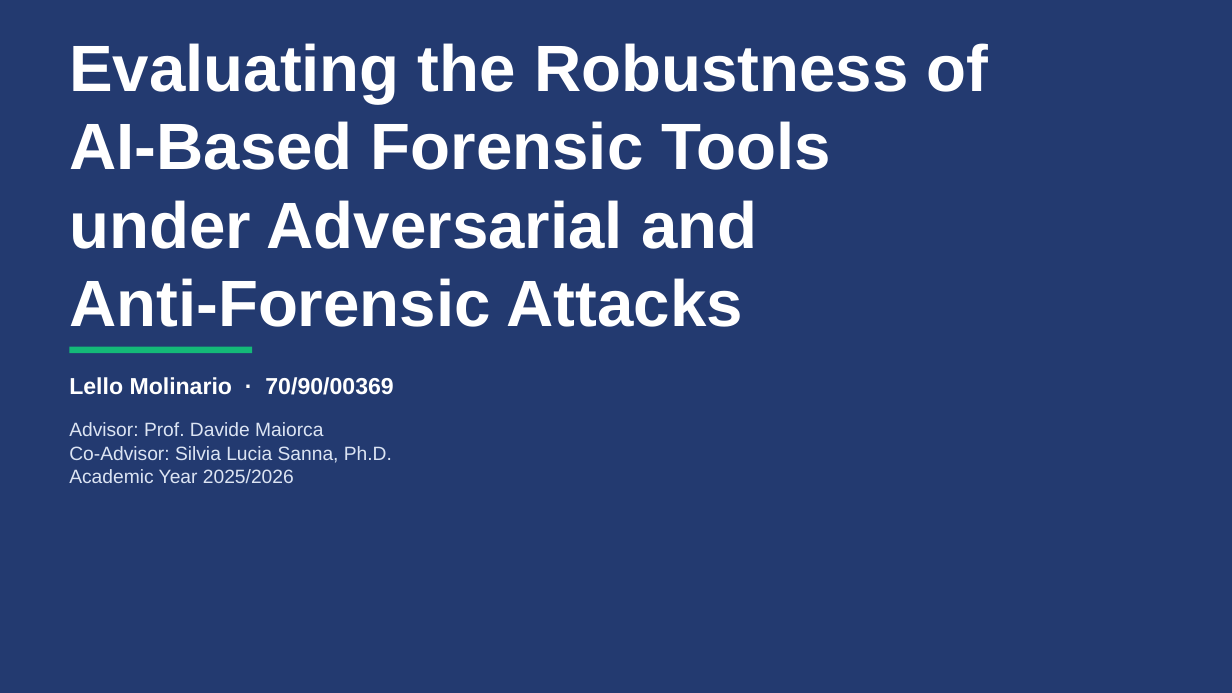
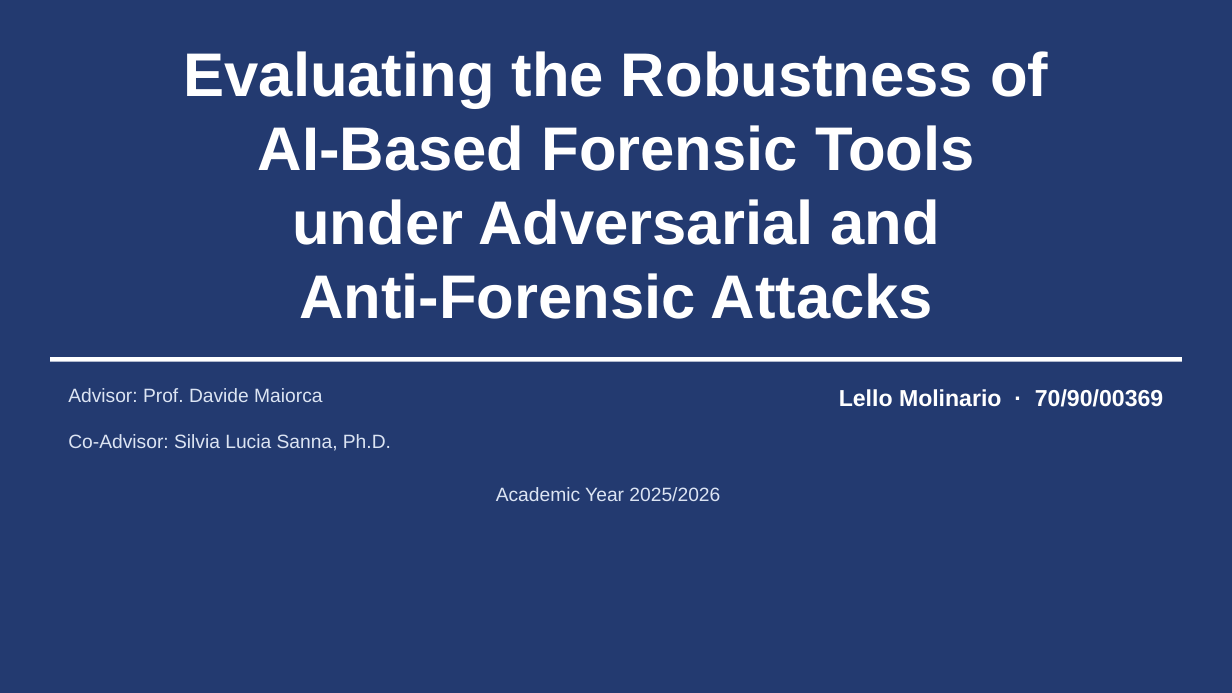
Before and after one commit to lmolinario/msc-thesis-ai-robustness-in-digital-forensics, a slide deck: slide 1 of docs/slides/Molinario_Thesis_Defense_2026.pptx. Drawn at 1232x693 pixels with LibreOffice and Linux fonts; fonts in the diff are those of the drawing; background and template pictures are left out. Boxes give left, top, right and bottom in pixels: in the first picture for what was removed or moved away, otherwise in the second. Text is boxed around its words. In the diff, an @@ line names an element or a change of style, - is before the commit and + after.

```diff
--- a/docs/slides/Molinario_Thesis_Defense_2026.pptx
+++ b/docs/slides/Molinario_Thesis_Defense_2026.pptx
@@ text "Evaluating the Robustness of" at [184, 51, 1048, 319]: size 51 to 48 pt; alignment left to centre @@
@@ rectangle added at [50, 357, 1182, 361], fill #FFFFFF @@
@@ rectangle removed at [69, 347, 252, 353] @@
@@ text "Advisor: Prof. Davide Maiorca": place and size @@
-text "Advisor: Prof. Davide Maiorca" at [69, 422, 392, 483]
+text "Advisor: Prof. Davide Maiorca" at [68, 388, 391, 451]
@@ text "Lello Molinario · 70/90/00369": place and size @@
-text "Lello Molinario · 70/90/00369" at [69, 377, 393, 395]
+text "Lello Molinario · 70/90/00369" at [839, 389, 1163, 407]
@@ text "Lello Molinario · 70/90/00369" at [839, 389, 1163, 407]: alignment left to right @@
@@ text at [69, 469, 294, 483]: paragraph removed @@
-Academic Year 2025/2026
@@ text added at [496, 487, 720, 501], 15 pt, text #DCE4F3 @@
+Academic Year 2025/2026
```
Also in this commit, not shown: 3 other slides changed, 1 other file.
